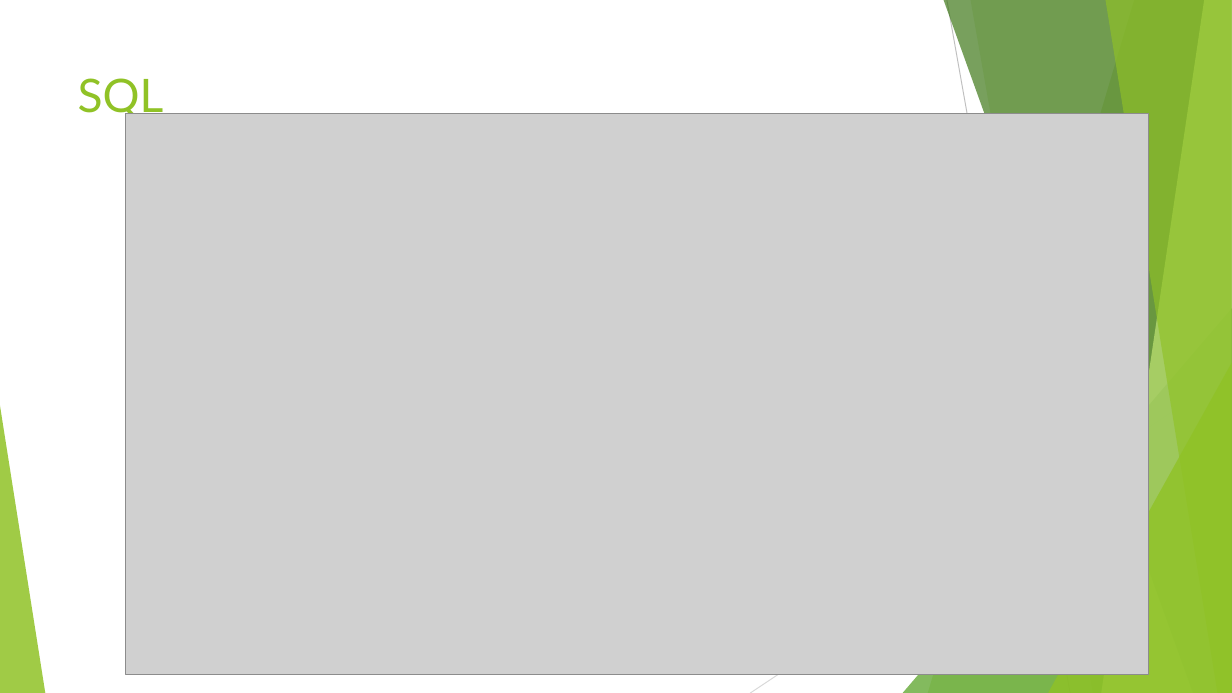
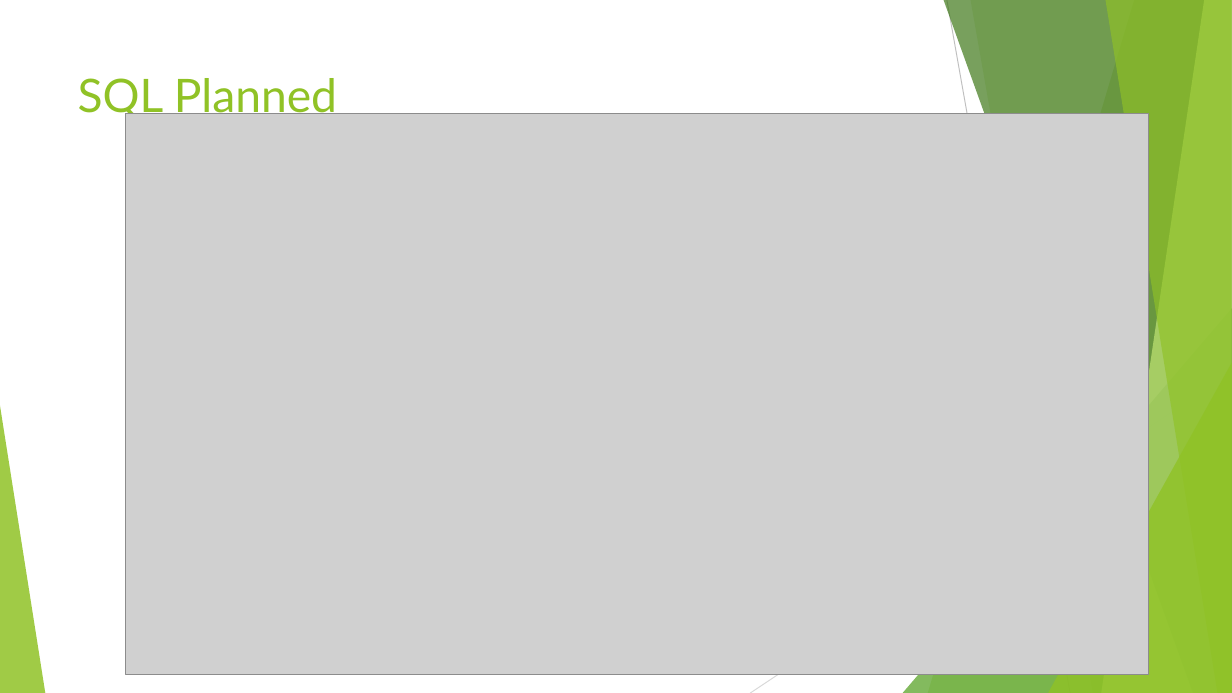
Before and after one commit to MNLBC/Group1Projects, a slide deck: slide 7 of W5Project/PPT/GROUP 1-Week 5.pptx (slide 6 before the commit). Drawn at 1232x693 pixels with LibreOffice and Linux fonts; fonts in the diff are those of the drawing; grey boxes stand for pictures. Boxes give left, top, right and bottom in pixels: in the first picture for what was removed or moved away, otherwise in the second. Text is boxed around its words. In the diff, an @@ line names an element or a change of style, - is before the commit and + after.

```diff
--- a/W5Project/PPT/GROUP 1-Week 5.pptx
+++ b/W5Project/PPT/GROUP 1-Week 5.pptx
@@ title at (78, 78, 337, 121): text changed @@
-SQL
+SQL Planned
```
Also in this commit, not shown: 2 other slides changed, 1 slide added, 1 slide removed, 2 other files.
